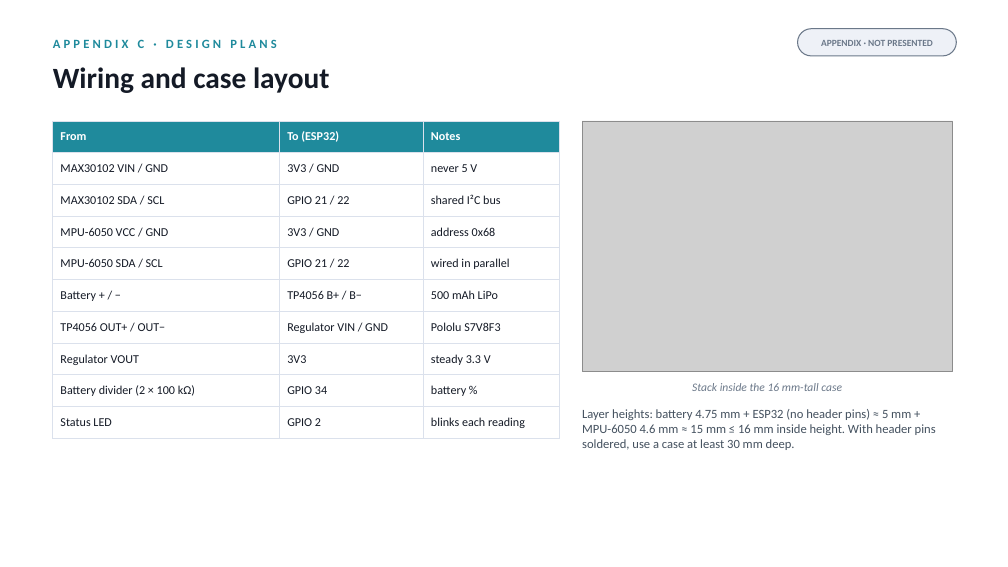
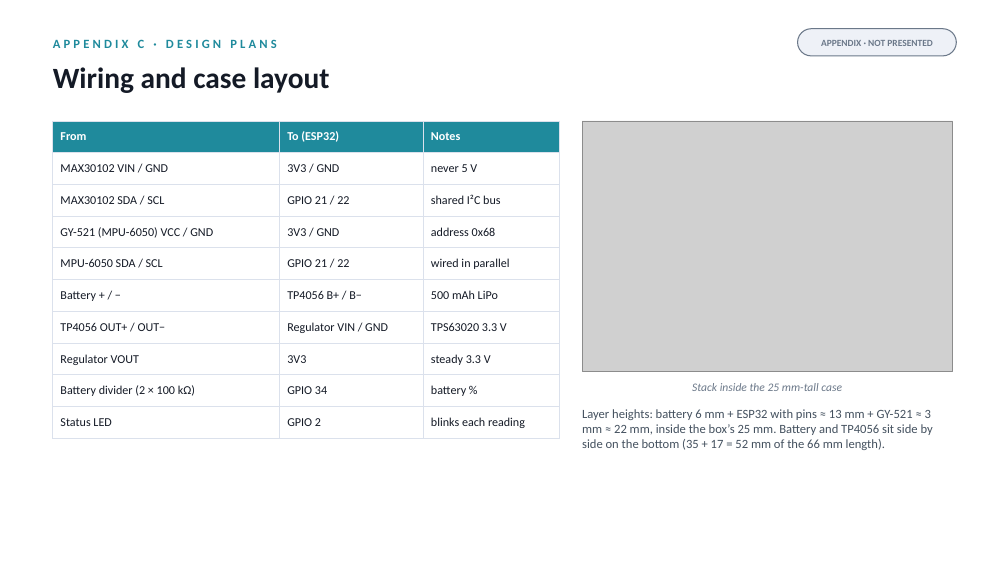
Before and after one commit to gabrielamamanestudent-wq/teetomivV2, a slide deck: slide 17 of science-fair/night-signal/Night_Signal_Presentation.pptx. Drawn at 1008x567 pixels with LibreOffice and Linux fonts; fonts in the diff are those of the drawing; grey boxes stand for pictures. Boxes give left, top, right and bottom in pixels: in the first picture for what was removed or moved away, otherwise in the second. Text is boxed around its words. In the diff, an @@ line names an element or a change of style, - is before the commit and + after.

```diff
--- a/science-fair/night-signal/Night_Signal_Presentation.pptx
+++ b/science-fair/night-signal/Night_Signal_Presentation.pptx
@@ table at (53, 121, 560, 432) @@
-row 4, column 1: MPU-6050 VCC / GND
+row 4, column 1: GY-521 (MPU-6050) VCC / GND
-row 7, column 3: Pololu S7V8F3
+row 7, column 3: TPS63020 3.3 V
@@ text at (692, 383, 842, 391): text changed @@
-Stack inside the 16 mm-tall case
+Stack inside the 25 mm-tall case
@@ text at (582, 409, 933, 450): text changed @@
-Layer heights: battery 4.75 mm + ESP32 (no header pins) ≈ 5 mm + MPU-6050 4.6 mm ≈ 15 mm ≤ 16 mm inside height. With header pins soldered, use a case at least 30 mm deep.
+Layer heights: battery 6 mm + ESP32 with pins ≈ 13 mm + GY-521 ≈ 3 mm ≈ 22 mm, inside the box’s 25 mm. Battery and TP4056 sit side by side on the bottom (35 + 17 = 52 mm of the 66 mm length).
```
Also in this commit, not shown: 2 other slides changed, 11 other files.
